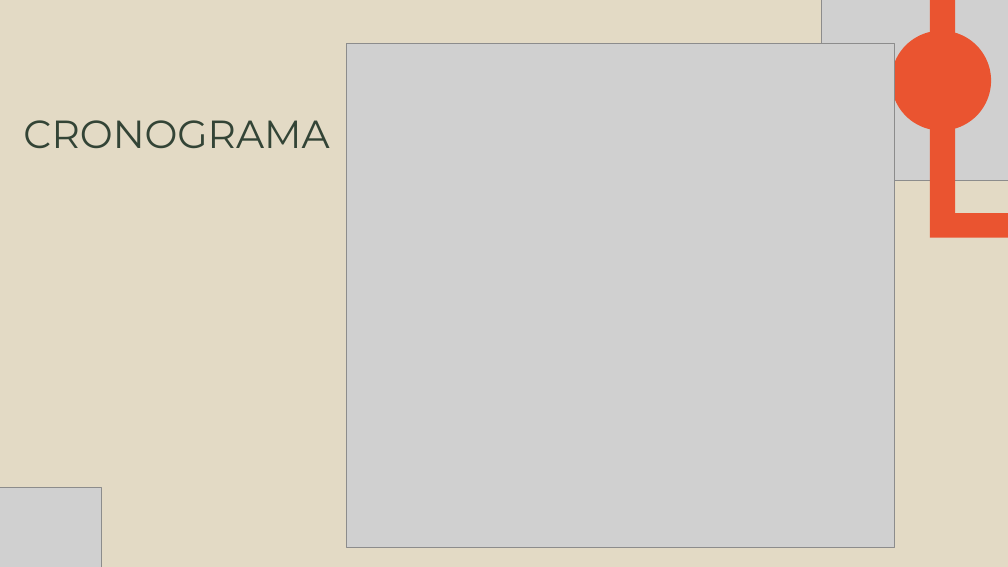
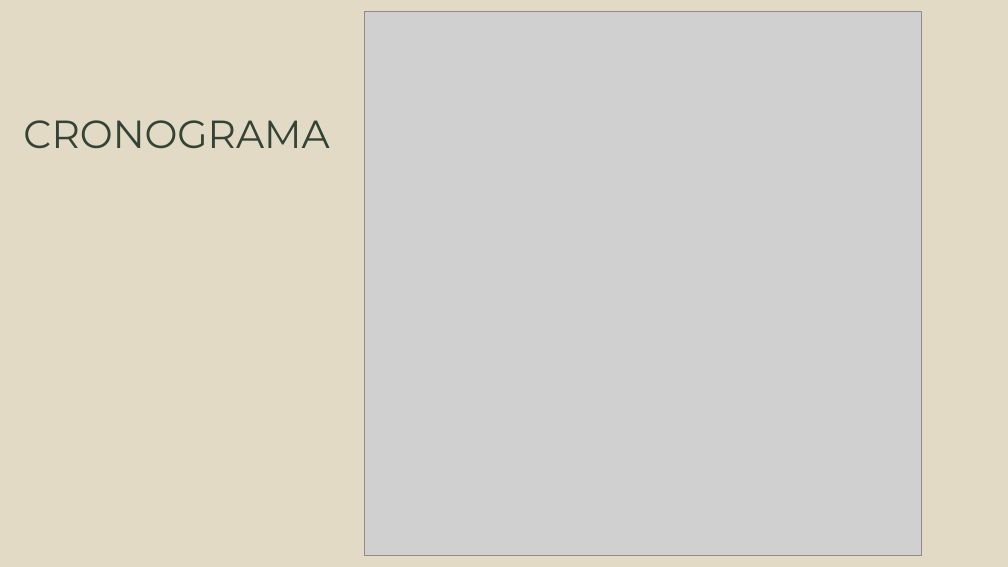
Before and after one commit to mo201801/trabajogrado, a slide deck: slide 21 of ocr-ppt.pptx (slide 22 before the commit). Drawn at 1008x567 pixels with LibreOffice and Linux fonts; fonts in the diff are those of the drawing; grey boxes stand for pictures; background and template pictures are left out. Boxes give left, top, right and bottom in pixels: in the first picture for what was removed or moved away, otherwise in the second. Text is boxed around its words. In the diff, an @@ line names an element or a change of style, - is before the commit and + after.

```diff
--- a/ocr-ppt.pptx
+++ b/ocr-ppt.pptx
@@ picture: place and size @@
-picture at box(346, 43, 894, 547)
+picture at box(365, 11, 921, 555)
@@ picture removed at box(822, 0, 1008, 180) @@
@@ freeform shape removed at box(930, 0, 1008, 238) @@
@@ ellipse removed at box(891, 30, 991, 130) @@
@@ picture removed at box(0, 487, 101, 567) @@
```
Also in this commit, not shown: 18 other slides changed, 10 slides added, 4 slides removed, 1 other file.
